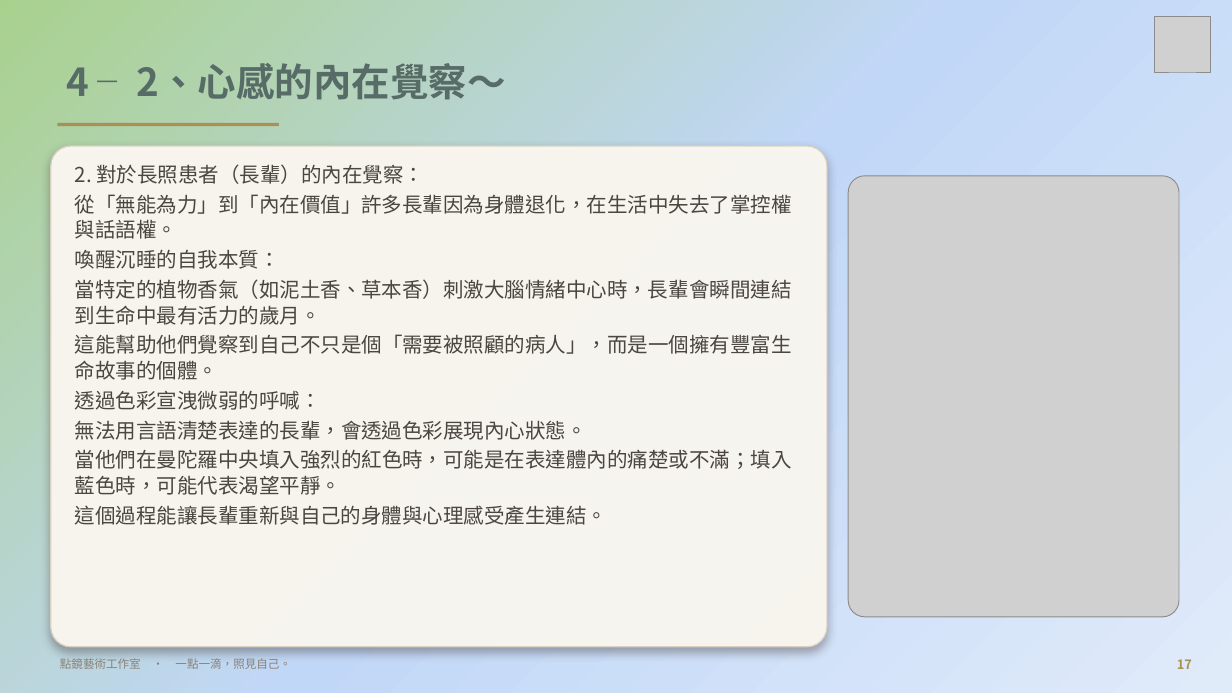
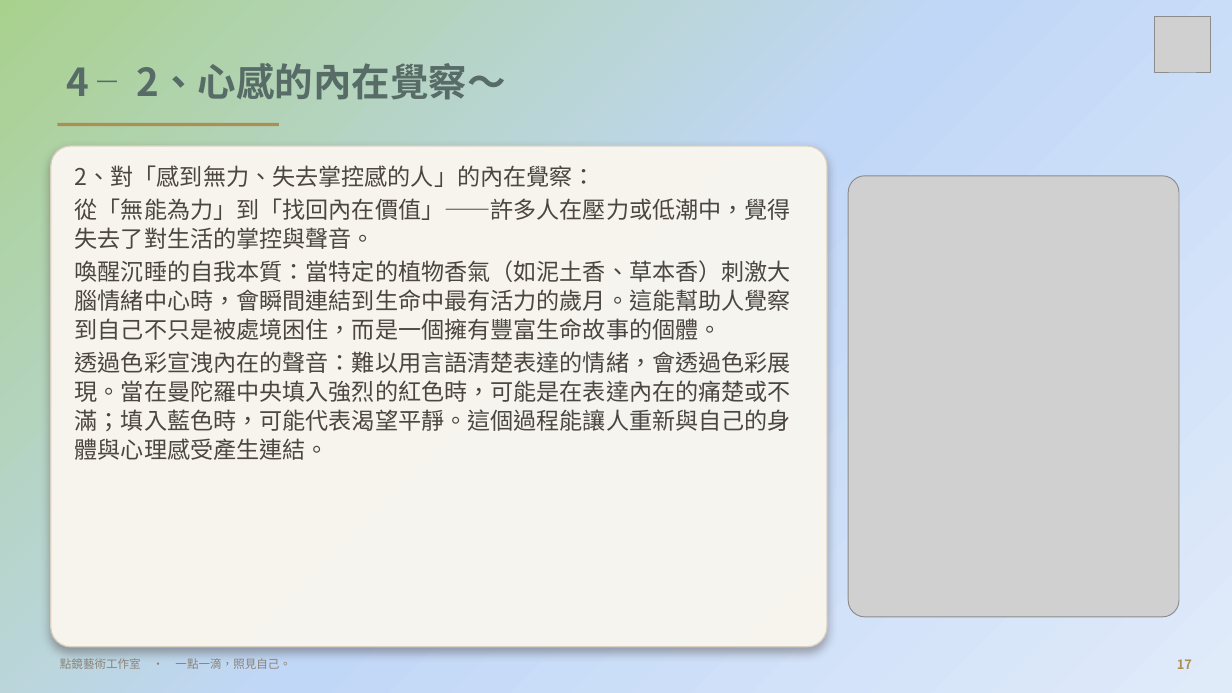
Before and after one commit to serina168/mandala-beginner, a slide deck: slide 17 of 繽紛五感體驗曼陀羅書籤畫_課程大綱.pptx. Drawn at 1232x693 pixels with LibreOffice and Linux fonts; fonts in the diff are those of the drawing; grey boxes stand for pictures; background and template pictures are left out. Boxes give left, top, right and bottom in pixels: in the first picture for what was removed or moved away, otherwise in the second. Text is boxed around its words. In the diff, an @@ line names an element or a change of style, - is before the commit and + after.

```diff
--- a/繽紛五感體驗曼陀羅書籤畫_課程大綱.pptx
+++ b/繽紛五感體驗曼陀羅書籤畫_課程大綱.pptx
@@ text at <box>75,165,791,460</box>: text changed; size 16 to 18 pt @@
-2. 對於長照患者（長輩）的內在覺察：
-從「無能為力」到「內在價值」許多長輩因為身體退化，在生活中失去了掌控權與話語權。
-喚醒沉睡的自我本質：
-當特定的植物香氣（如泥土香、草本香）刺激大腦情緒中心時，長輩會瞬間連結到生命中最有活力的歲月。
-這能幫助他們覺察到自己不只是個「需要被照顧的病人」，而是一個擁有豐富生命故事的個體。
-透過色彩宣洩微弱的呼喊：
-無法用言語清楚表達的長輩，會透過色彩展現內心狀態。
-當他們在曼陀羅中央填入強烈的紅色時，可能是在表達體內的痛楚或不滿；填入藍色時，可能代表渴望平靜。
-這個過程能讓長輩重新與自己的身體與心理感受產生連結。
+2、對「感到無力、失去掌控感的人」的內在覺察：
+從「無能為力」到「找回內在價值」——許多人在壓力或低潮中，覺得失去了對生活的掌控與聲音。
+喚醒沉睡的自我本質：當特定的植物香氣（如泥土香、草本香）刺激大腦情緒中心時，會瞬間連結到生命中最有活力的歲月。這能幫助人覺察到自己不只是被處境困住，而是一個擁有豐富生命故事的個體。
+透過色彩宣洩內在的聲音：難以用言語清楚表達的情緒，會透過色彩展現。當在曼陀羅中央填入強烈的紅色時，可能是在表達內在的痛楚或不滿；填入藍色時，可能代表渴望平靜。這個過程能讓人重新與自己的身體與心理感受產生連結。
```
Also in this commit, not shown: 11 other slides changed, 1 other file.
